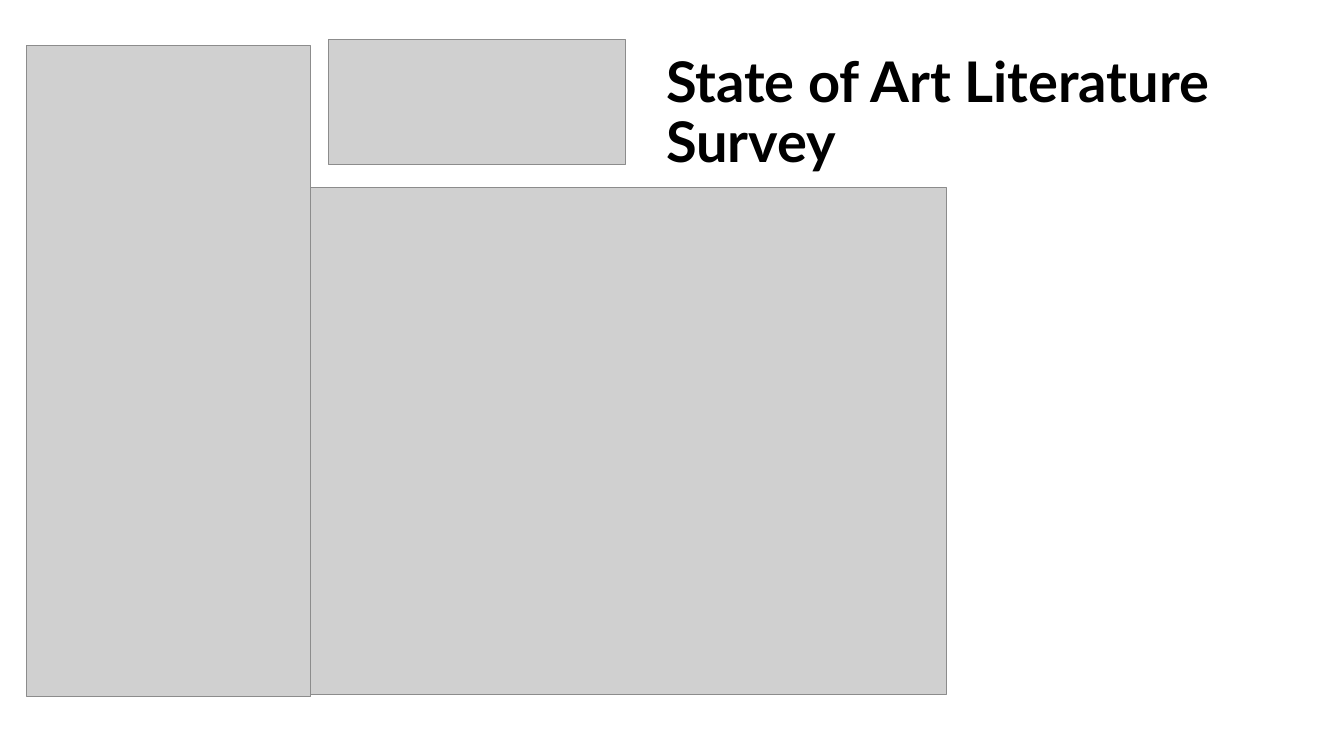
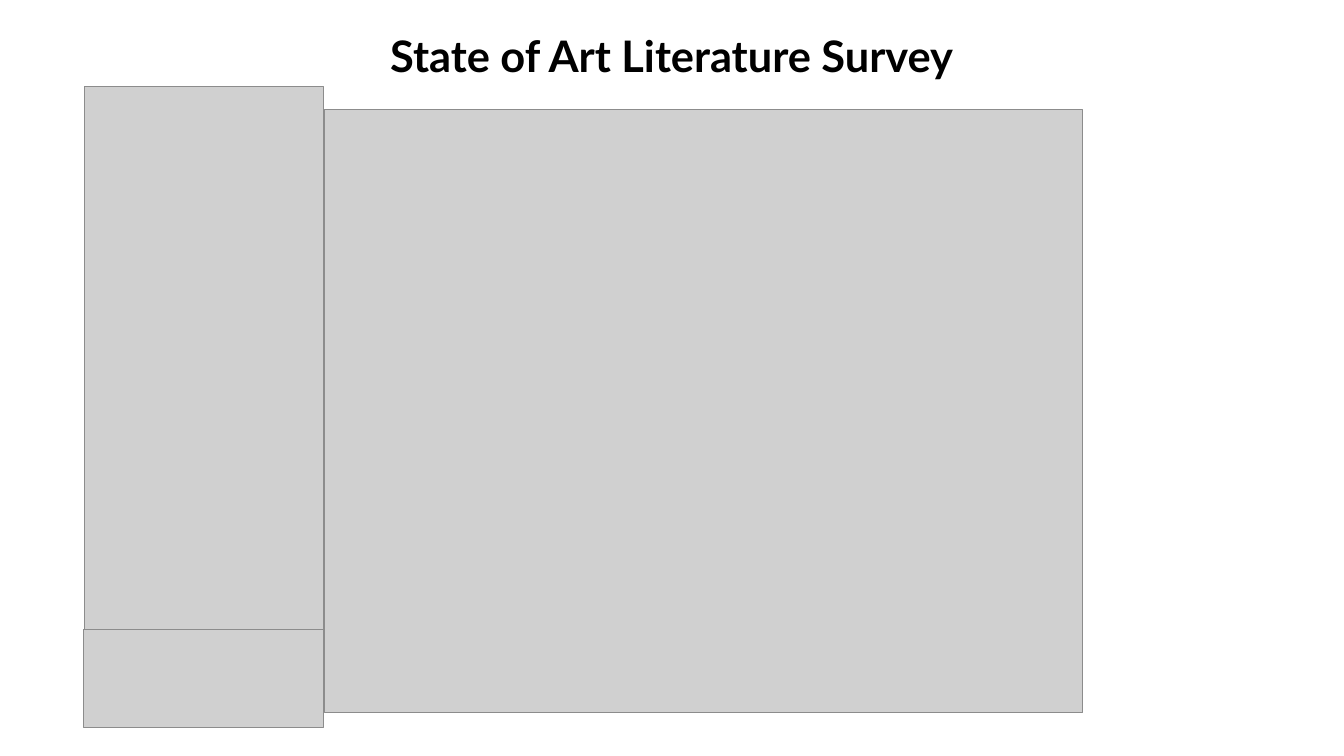
Before and after one commit to 23CSE362-edge-computing-2025-26-odd/capstone-project-02-thingdifferent, a slide deck: slide 4 of Document/Thing Differnet-02 Edge Computing Review 1.pptx. Drawn at 1344x756 pixels with LibreOffice and Linux fonts; fonts in the diff are those of the drawing; grey boxes stand for pictures. Boxes give left, top, right and bottom in pixels: in the first picture for what was removed or moved away, otherwise in the second. Text is boxed around its words. In the diff, an @@ line names an element or a change of style, - is before the commit and + after.

```diff
--- a/Document/Thing Differnet-02 Edge Computing Review 1.pptx
+++ b/Document/Thing Differnet-02 Edge Computing Review 1.pptx
@@ title "State of Art Literature Survey": place and size @@
-title "State of Art Literature Survey" at [666, 60, 1209, 172]
+title "State of Art Literature Survey" at [390, 39, 953, 80]
@@ title "State of Art Literature Survey" at [390, 39, 953, 80]: size 40 to 31 pt; alignment left to centre @@
@@ picture: place and size @@
-picture at [26, 45, 310, 696]
+picture at [85, 87, 325, 630]
@@ picture: place and size @@
-picture at [310, 188, 947, 694]
+picture at [325, 110, 1083, 713]
@@ picture: place and size @@
-picture at [328, 39, 625, 164]
+picture at [84, 630, 324, 728]
```
Also in this commit, not shown: 9 other slides changed, 2 slides added, 4 slides removed.
